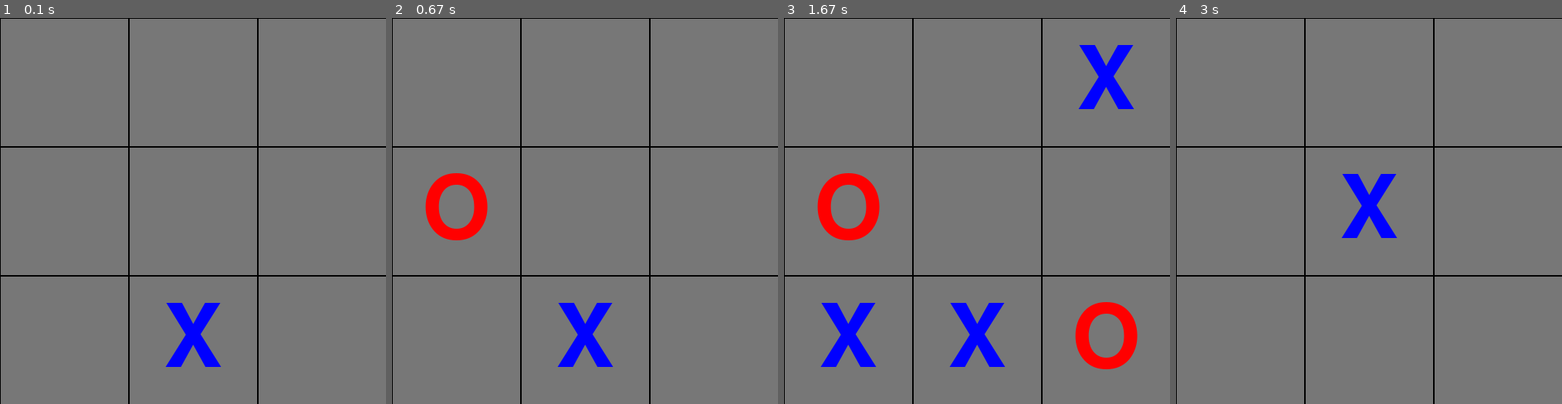
Above: before the commit, frames 1-4 (left to right).
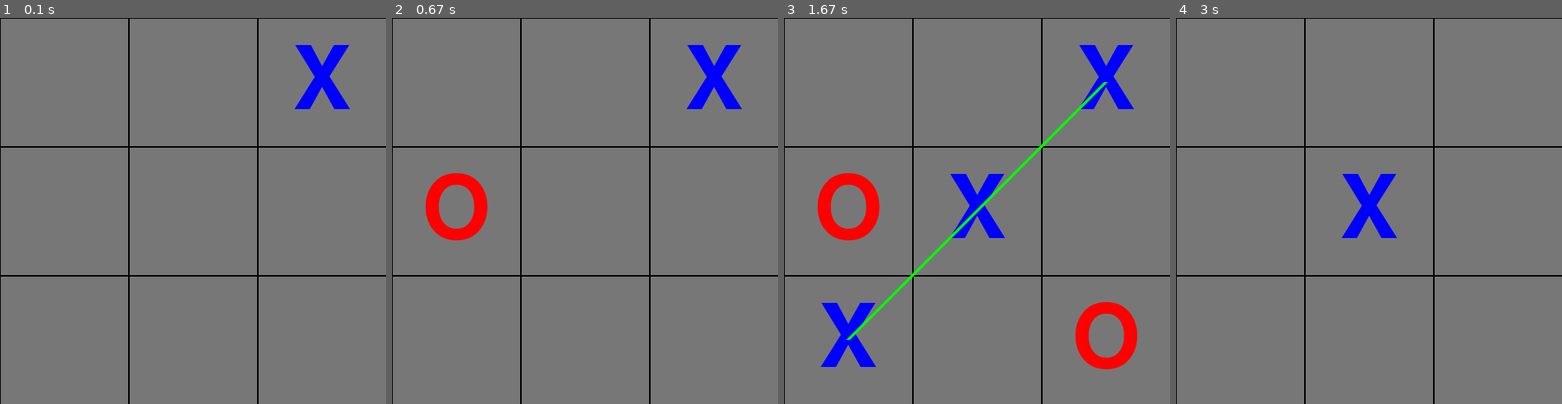
Above: after the commit, the same moments.

Repository: nafiz1001/tic-tac-toe-pygame
Game: pygame game, started from main.py
Two runs of this game, one before a commit and one after it. Both use one fixed random seed, a clock stepped at 60 frames per second and the inputs below.
Inputs (mouse positions are in pixels of both pictures, inside the frame that each line leads up to):
- Up to frame 1 (0.1 s): no input
- Up to frame 2 (0.67 s): press the mouse at (585, 238) at 0.37 s; move the mouse to (538, 226) at 0.47 s; release the mouse at (492, 214) at 0.6 s
- Up to frame 3 (1.67 s): press the mouse at (977, 238) at 0.7 s; move the mouse to (1046, 292) at 0.8 s; release the mouse at (1119, 346) at 0.93 s; press the mouse at (977, 238) at 1.03 s; move the mouse to (907, 218) at 1.13 s; release the mouse at (838, 199) at 1.27 s
- Up to frame 4 (3 s): hold R 1.83-2.3 s

The runs differ from the first frame. In frame 1, 2.4% of the frame differs, in the area x 42-91%, y 7-91%; in frame 2, 2.4%; in frame 3, 2.9%, in the area x 16-84%, y 16-91%; in frame 4, nothing differs.

Commit message:
implement MCTS

Diff:
--- a/ai.py
+++ b/ai.py
@@ -8,8 +8,36 @@
         self.symbol = symbol
 
     def play(self):
-        state = self.ttt.state
-        open_points = [k for k in state if not state[k]]
-        if open_points:
-            choice = random.choice(open_points)
-            return choice
+        if self.ttt.curr_player() == self.symbol:
+            state = self.ttt.state
+            open_points = [k for k in state if not state[k]]
+
+            if open_points:
+                evaluations = list[int]()
+                for op in open_points:
+                    remaining_points = [p for p in open_points if p != op]
+                    evaluation = 0
+
+                    for _ in range(50):
+                        newttt = tictactoe.TicTacToe(self.ttt)
+                        newttt.play(*op)
+
+                        random.shuffle(remaining_points)
+                        for rp in remaining_points:
+                            res = newttt.winner()
+                            if res:
+                                winner, _ = res
+                                if winner == self.symbol:
+                                    evaluation += 1
+                                else:
+                                    evaluation -= 2
+                                break
+                            elif newttt.draw():
+                                break
+
+                            newttt.play(*rp)
+
+                    evaluations.append(evaluation)
+
+                best, _ = max(zip(open_points, evaluations), key=lambda x: x[1])
+                return best
--- a/main.py
+++ b/main.py
@@ -1,9 +1,10 @@
 import sys, pygame
 import tictactoe
 import ai
+import random
 
 ttt = tictactoe.TicTacToe()
-tttai = ai.TicTacToeAI(ttt, tictactoe.X)
+tttai = ai.TicTacToeAI(ttt, random.choice(tictactoe.PLAYERS))
 
 pygame.init()
 
@@ -62,15 +63,16 @@
             mouseup = True
         if event.type == pygame.KEYDOWN and event.key == pygame.K_r:
             ttt.reset()
+            tttai.symbol = random.choice(tictactoe.PLAYERS)
             draw_grid(screen)
 
         if not ttt.winner():
             symbol = ttt.curr_player()
             cellpos = None
 
-            if symbol == tictactoe.O and mouseup:
+            if symbol != tttai.symbol and mouseup:
                 cellpos = pos_to_cell(*pygame.mouse.get_pos())
-            elif symbol == tictactoe.X:
+            elif symbol == tttai.symbol:
                 cellpos = tttai.play()
 
             if cellpos and ttt.play(*cellpos):
